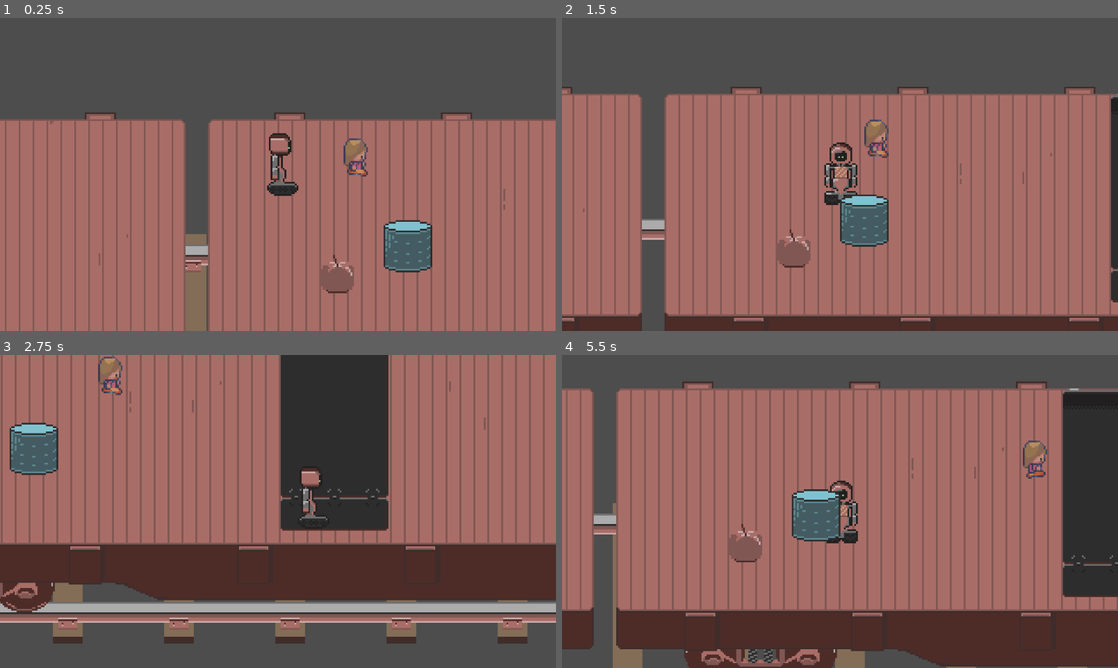
Above: before the commit, frames 1-4 (two rows, left to right).
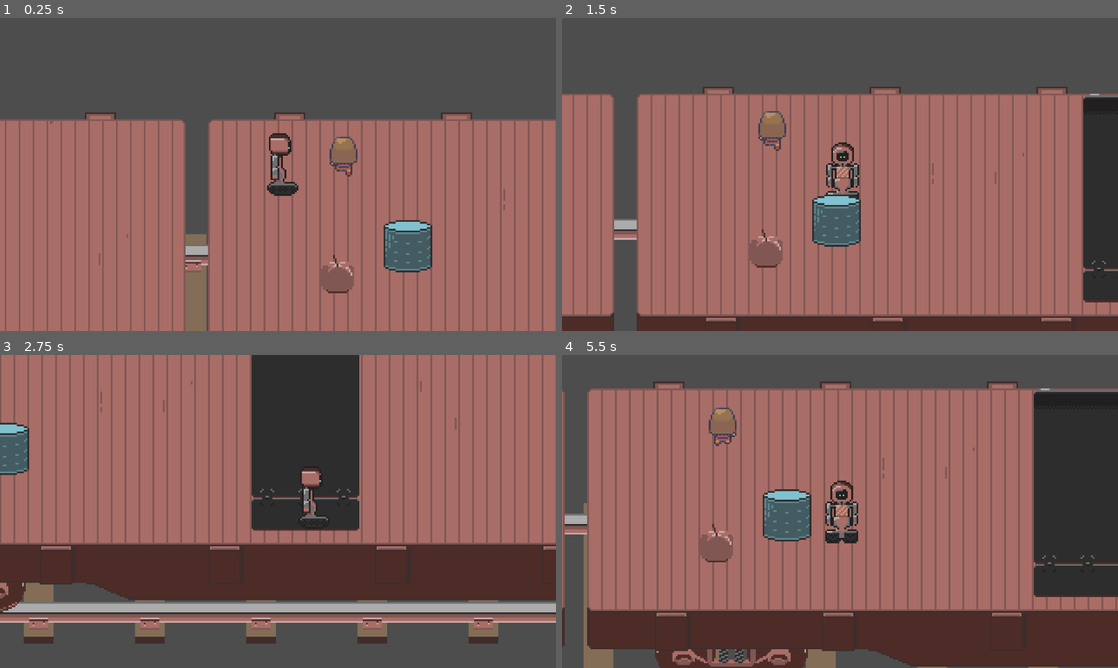
Above: after the commit, the same moments.

Repository: superlou/train-game-3
Game: Godot game, scene res://world.tscn
Two runs of this game, one before a commit and one after it. Both use one fixed random seed, a clock stepped at 60 frames per second and the inputs below. The engine's default icon, where the game draws it, is replaced by a stand-in: a white triangle on a blue panel in a dark square.
Inputs:
- Up to frame 1 (0.25 s): no input
- Up to frame 2 (1.5 s): hold D (move_right) 0.53-1.28 s; tap E (interact) at 0.6 s; tap Space (jump) at 0.77 s; hold S (move_down) from 1.28 s (still down); tap T (spawn_station) at 1.35 s
- Up to frame 3 (2.75 s): tap Space (jump) at 1.52 s; release S (move_down) at 2.03 s; hold D (move_right) from 2.03 s (still down); hold Shift (sprint) from 2.03 s (still down)
- Up to frame 4 (5.5 s): release D (move_right) at 2.78 s; release Shift (sprint) at 2.78 s; hold W (move_up) 2.78-3.53 s; tap E (interact) at 2.85, 5.1 s; tap Space (jump) at 3.02, 3.77, 4.52 s; hold A (move_left) 3.53-5.03 s; tap T (spawn_station) at 3.6 s; tap Shift (sprint) at 4.35 s; hold S (move_down) from 5.03 s (still down)

The runs differ from the first frame. In frame 1, 0.5% of the frame differs, in the area x 59-67%, y 37-51%; in frame 2, 15%; in frame 3, 23%; in frame 4, 28%, in the area x 0-100%, y 8-100%.

Commit message:
WIP for AI

Diff:
--- a/behaviors/eat_item_behavior.gd
+++ b/behaviors/eat_item_behavior.gd
@@ -17,6 +17,7 @@
 
 
 func get_actions(_actor):
+	var smart_object = null # todo. The parent of the behavior?
 	return [
 		["go-beside", smart_object],
 		["pick-up", smart_object],
--- /dev/null
+++ b/components/go_to_object_c.gd
@@ -0,0 +1,52 @@
+class_name GoToObject
+extends Node2D
+
+var movement_speed: float = 30.0
+
+@export var object: Node2D = null
+@export var face_direction_c: FaceDirectionC = null
+@export var navigation_agent: NavigationAgent2D = null
+@export var sprite: AnimatedSprite2D = null
+
+@onready var actor = get_parent()
+
+var Facing = FaceDirectionC.Facing
+
+
+func _ready():
+    call_deferred("setup_target")
+
+
+func setup_target():
+    await get_tree().physics_frame
+
+
+
+func _physics_process(_delta):
+    if object == null:
+        return
+
+    if navigation_agent.target_position != object.global_position:
+        navigation_agent.target_position = object.global_position
+
+    if navigation_agent.is_navigation_finished():
+        if sprite.animation.begins_with("walk"):
+            sprite.animation = sprite.animation.replace("walk", "idle")
+        else:
+            var current_pos: Vector2 = global_position
+            var next_pos: Vector2 = navigation_agent.get_next_path_position()
+
+            var new_velocity: Vector2 = next_pos - current_pos
+            new_velocity = new_velocity.normalized() * movement_speed
+            actor.velocity = new_velocity
+            actor.move_and_slide()
+
+            match face_direction_c.facing:
+                Facing.RIGHT:
+                    $Sprite.animation = "walk_right"
+                Facing.LEFT:
+                    $Sprite.animation = "walk_left"
+                Facing.UP:
+                    $Sprite.animation = "walk_up"
+                Facing.DOWN:
+                    $Sprite.animation = "walk_down"
--- a/passenger.gd
+++ b/passenger.gd
@@ -1,6 +1,5 @@
 extends CharacterBody2D
 
-var movement_speed: float = 30.0
 @export var movement_target_position: Vector2 = Vector2(400, 75)
 
 @onready var navigation_agent: NavigationAgent2D = $NavigationAgent2D
@@ -8,8 +7,6 @@
 
 
 func _ready():
-	navigation_agent.path_desired_distance = 4.0
-	navigation_agent.target_desired_distance = 4.0
 	call_deferred("actor_setup")
 	$Sprite.play()
 
@@ -21,27 +18,3 @@
 
 func set_movement_target(movement_target: Vector2):
 	navigation_agent.target_position = movement_target
-
-
-func _physics_process(_delta):
-	if navigation_agent.is_navigation_finished():
-		if $Sprite.animation.begins_with("walk"):
-			$Sprite.animation = $Sprite.animation.replace("walk", "idle")
-	else:
-		var current_pos: Vector2 = global_position
-		var next_pos: Vector2 = navigation_agent.get_next_path_position()
-
-		var new_velocity: Vector2 = next_pos - current_pos
-		new_velocity = new_velocity.normalized() * movement_speed
-		velocity = new_velocity
-		move_and_slide()
-
-		match $FaceDirectionC.facing:
-			Facing.RIGHT:
-				$Sprite.animation = "walk_right"
-			Facing.LEFT:
-				$Sprite.animation = "walk_left"
-			Facing.UP:
-				$Sprite.animation = "walk_up"
-			Facing.DOWN:
-				$Sprite.animation = "walk_down"
--- a/passenger.tscn
+++ b/passenger.tscn
@@ -7,6 +7,7 @@
 [ext_resource type="PackedScene" uid="uid://clhdasddhnn8s" path="res://components/need_component.tscn" id="5_oon3o"]
 [ext_resource type="PackedScene" uid="uid://danynh5flo61r" path="res://components/smart_objects_ref_component.tscn" id="6_4ibx2"]
 [ext_resource type="Script" path="res://components/face_direction_c.gd" id="7_tuyao"]
+[ext_resource type="Script" path="res://components/go_to_object_c.gd" id="8_42npr"]
 
 [sub_resource type="AtlasTexture" id="AtlasTexture_xbxp0"]
 atlas = ExtResource("1_hv2k0")
@@ -407,6 +408,8 @@
 script = ExtResource("1_w5mus")
 
 [node name="NavigationAgent2D" type="NavigationAgent2D" parent="."]
+path_desired_distance = 4.0
+target_desired_distance = 4.0
 
 [node name="Sprite" type="AnimatedSprite2D" parent="."]
 y_sort_enabled = true
@@ -434,6 +437,13 @@
 weight_curve = SubResource("Curve_vae68")
 
 [node name="SmartObjectsRefComponent" parent="." instance=ExtResource("6_4ibx2")]
+position = Vector2(1, 0)
 
 [node name="FaceDirectionC" type="Node" parent="."]
 script = ExtResource("7_tuyao")
+
+[node name="GoToObjectC" type="Node2D" parent="." node_paths=PackedStringArray("face_direction_c", "navigation_agent", "sprite")]
+script = ExtResource("8_42npr")
+face_direction_c = NodePath("../FaceDirectionC")
+navigation_agent = NodePath("../NavigationAgent2D")
+sprite = NodePath("../Sprite")
--- a/world.gd
+++ b/world.gd
@@ -55,7 +55,9 @@
 		station.position.x -= %Train.velocity * delta
 
 	for child in %Ground.get_children():
+		# todo This doesn't really work because of physics!
 		child.position.x -= %Train.velocity * delta
+		print(%Train.velocity * delta)
 
 	var dist_from_broadcast := player.global_position.distance_to(%Broadcast.global_position)
 	if dist_from_broadcast > 1500:
Not shown: 1 places in passenger.tscn that only renumber resources
